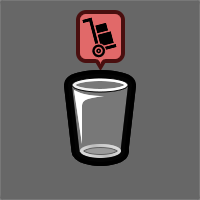
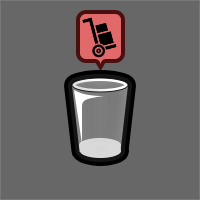
Comparing the layer stacks of the two 200 x 200 images. Changes:
hid group "ui_0" (10 layers) over box(72, 78, 128, 158)
